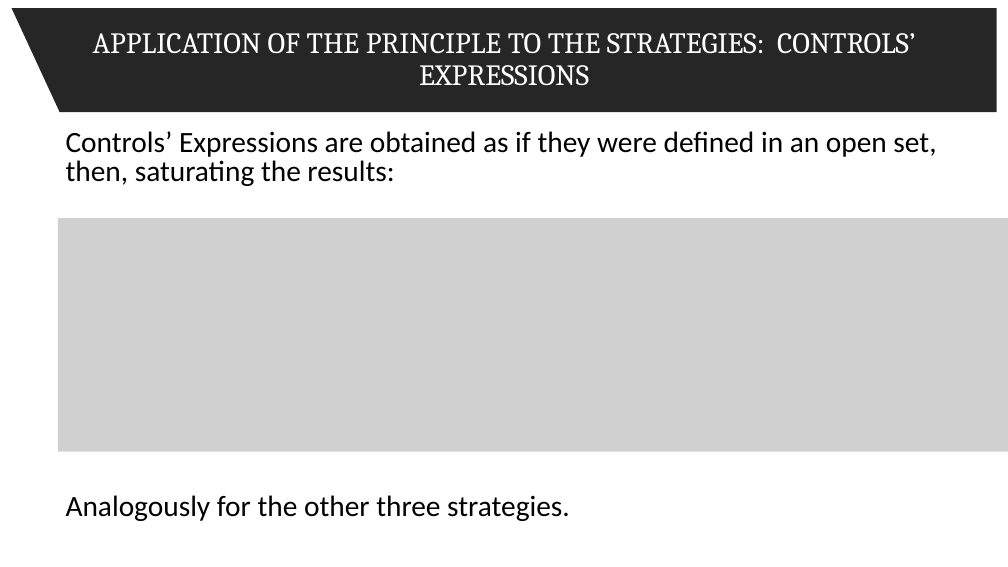
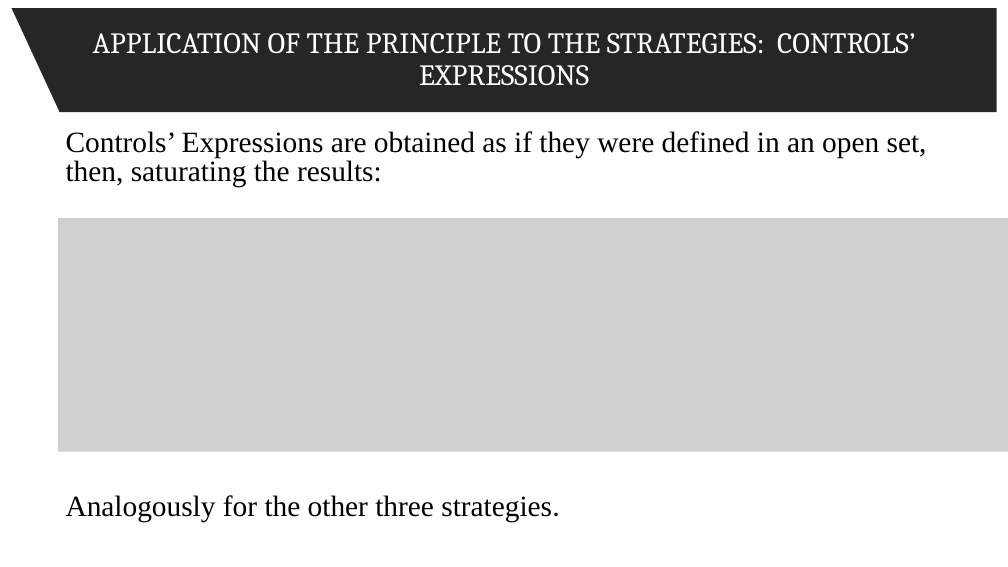
Before and after one commit to spbisc97/covid-optimal-control, a slide deck: slide 14 of PowerPoint/Optimal control strategies to prevent the hospital beds collapse during COVID-19 outbreak.pptx. Drawn at 1008x567 pixels with LibreOffice and Linux fonts; fonts in the diff are those of the drawing; grey boxes stand for pictures. Boxes give left, top, right and bottom in pixels: in the first picture for what was removed or moved away, otherwise in the second. Text is boxed around its words. In the diff, an @@ line names an element or a change of style, - is before the commit and + after.

```diff
--- a/PowerPoint/Optimal control strategies to prevent the hospital beds collapse during COVID-19 outbreak.pptx
+++ b/PowerPoint/Optimal control strategies to prevent the hospital beds collapse during COVID-19 outbreak.pptx
@@ text "Controls’ Expressions are obtained as ..." at (x1=66, y1=131, x2=927, y2=522): font Calibri to Times New Roman @@
```
Also in this commit, not shown: 9 other slides changed, 3 slides removed, 1 other file.
